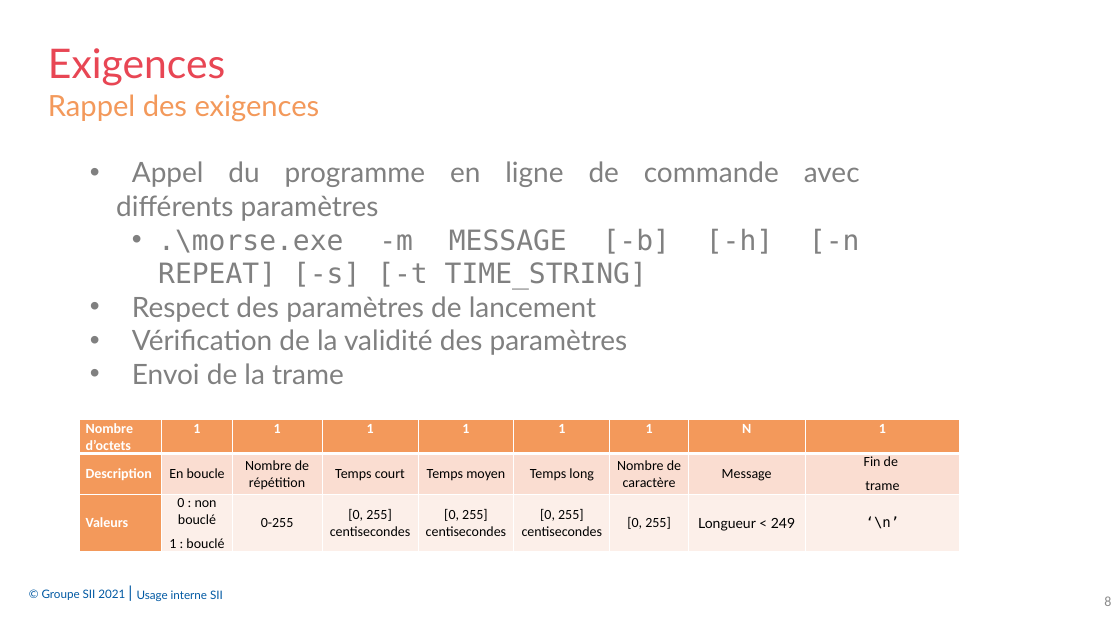
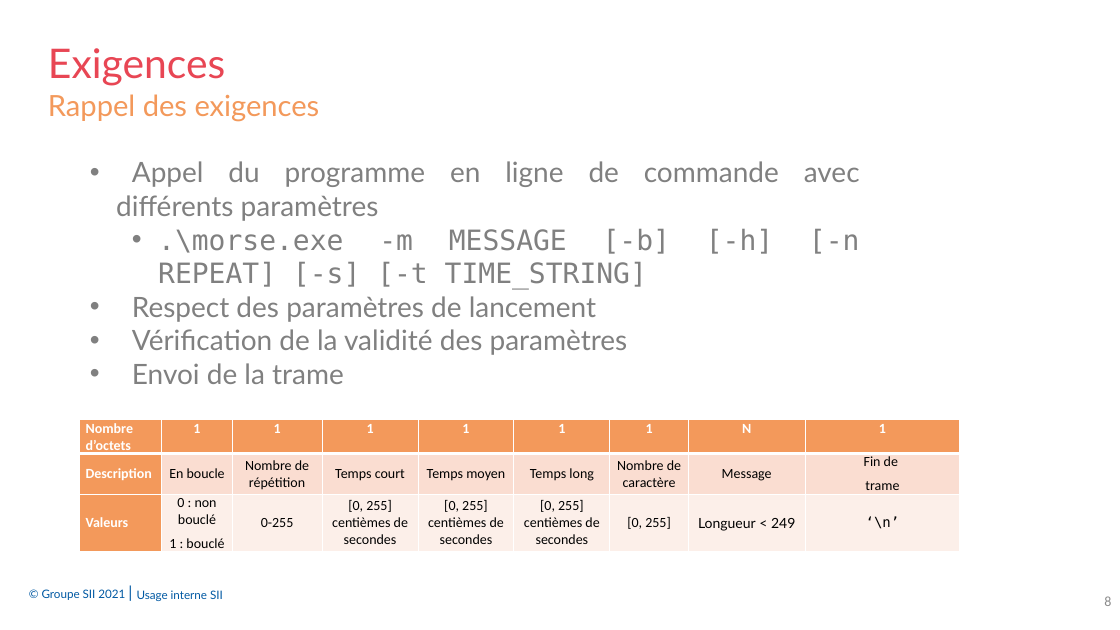
Before and after one commit to FufuAkuseru/TP-morse, a slide deck: slide 8 of presentation_finale.pptm. Drawn at 1120x630 pixels with LibreOffice and Linux fonts; fonts in the diff are those of the drawing; background and template pictures are left out. Boxes give left, top, right and bottom in pixels: in the first picture for what was removed or moved away, otherwise in the second. Text is boxed around its words. In the diff, an @@ line names an element or a change of style, - is before the commit and + after.

```diff
--- a/presentation_finale.pptm
+++ b/presentation_finale.pptm
@@ table at bbox=[79, 420, 958, 552] @@
-row 3: Valeurs | 0 : non bouclé / 1 : bouclé | 0-255 | [0, 255] centisecondes | [0, 255] centisecondes | [0, 255] centisecondes | [0, 255] | Longueur < 249 | ‘\n’
+row 3: Valeurs | 0 : non bouclé / 1 : bouclé | 0-255 | [0, 255] centièmes de secondes | [0, 255] centièmes de secondes | [0, 255] centièmes de secondes | [0, 255] | Longueur < 249 | ‘\n’
```
Also in this commit, not shown: 5 other slides changed, 1 slide added, 2 other files.
